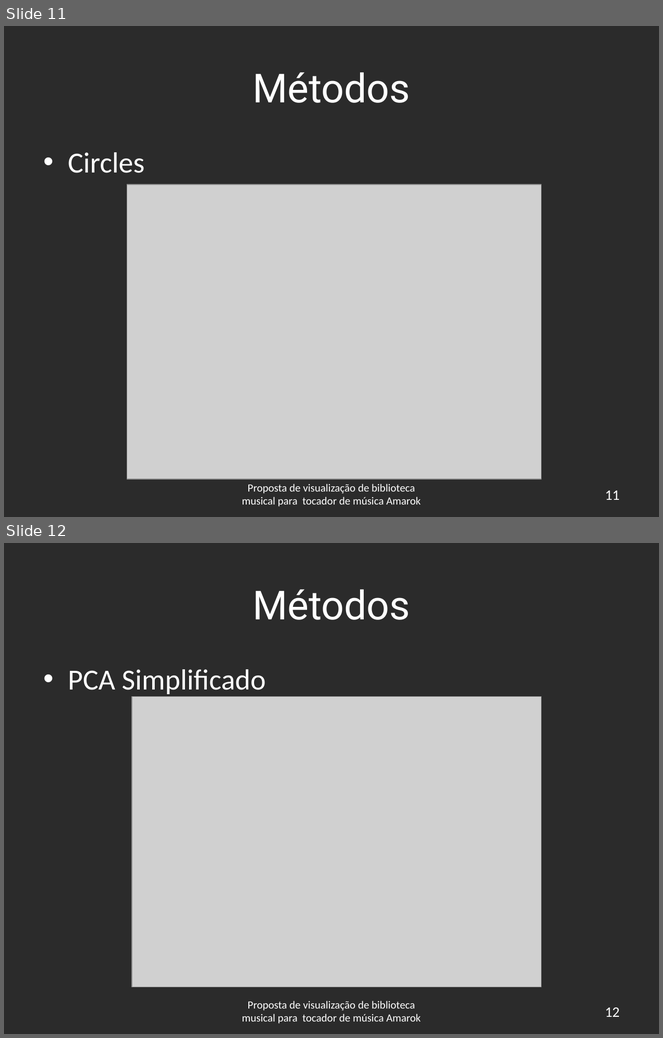
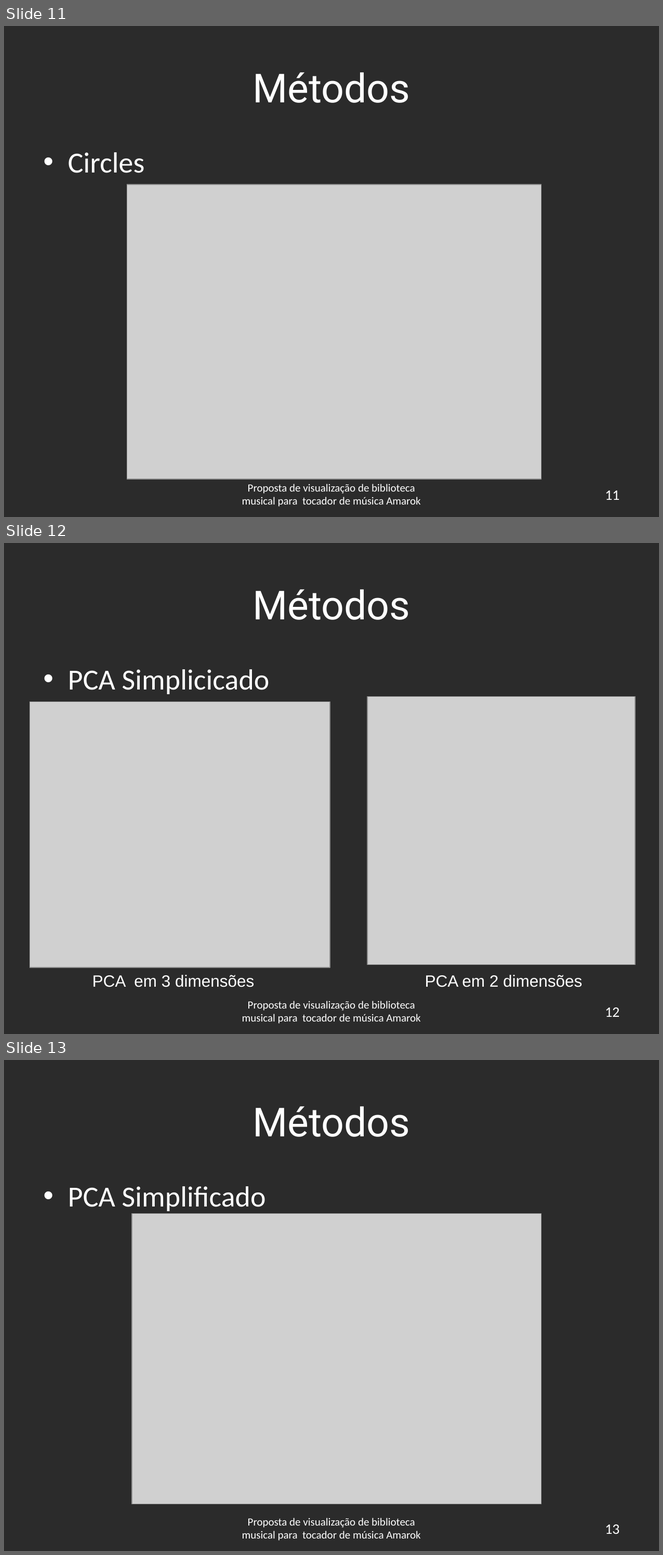
Before and after one commit to andrecaribe/yamo2a, a slide deck: trunk/doc/slides-enfase.pptx. Shown one above the other, each under a label of ours: slides 11 and 12 before the commit, slides 11, 12 and 13 after it. The pictures are 663x1038 and 663x1555 pixels, drawn with LibreOffice and Linux fonts; fonts in the diff are those of the drawing; grey boxes stand for pictures; background and template pictures are left out; a plain dark background stands for a picture behind light text. Boxes give left, top, right and bottom in pixels: in the first picture for what was removed or moved away, otherwise in the second. Text is boxed around its words. In the diff, an @@ line names an element or a change of style, - is before the commit and + after.

```diff
--- a/trunk/doc/slides-enfase.pptx
+++ b/trunk/doc/slides-enfase.pptx
@@ slide 12 added at (4,543,659,1034), background picture (left out) @@
@@ title added at (253,589,410,620), 44 pt, text #FFFFFF @@
+Métodos
@@ text added at (68,669,270,694), 32 pt, text #FFFFFF @@
+• PCA Simplicicado
@@ picture added at (367,696,636,965) @@
@@ picture added at (29,702,330,967) @@
@@ text added at (92,975,254,988), 18 pt, text #FFFFFF @@
+PCA em 3 dimensões
@@ text added at (425,975,582,988), 18 pt, text #FFFFFF @@
+PCA em 2 dimensões
@@ text added at (242,1001,421,1024), 12 pt, text #FFFFFF @@
+Proposta de visualização de biblioteca musical para tocador de música Amarok
@@ page number added at (605,1008,620,1017), 16 pt, text #FFFFFF @@
+12
@@ what was slide 12 is now slide 13 @@
@@ page number at (605,1525,620,1534): text changed @@
-12
+13
```
Also in this commit, not shown: 2 slides changed, 1 other slide added.
